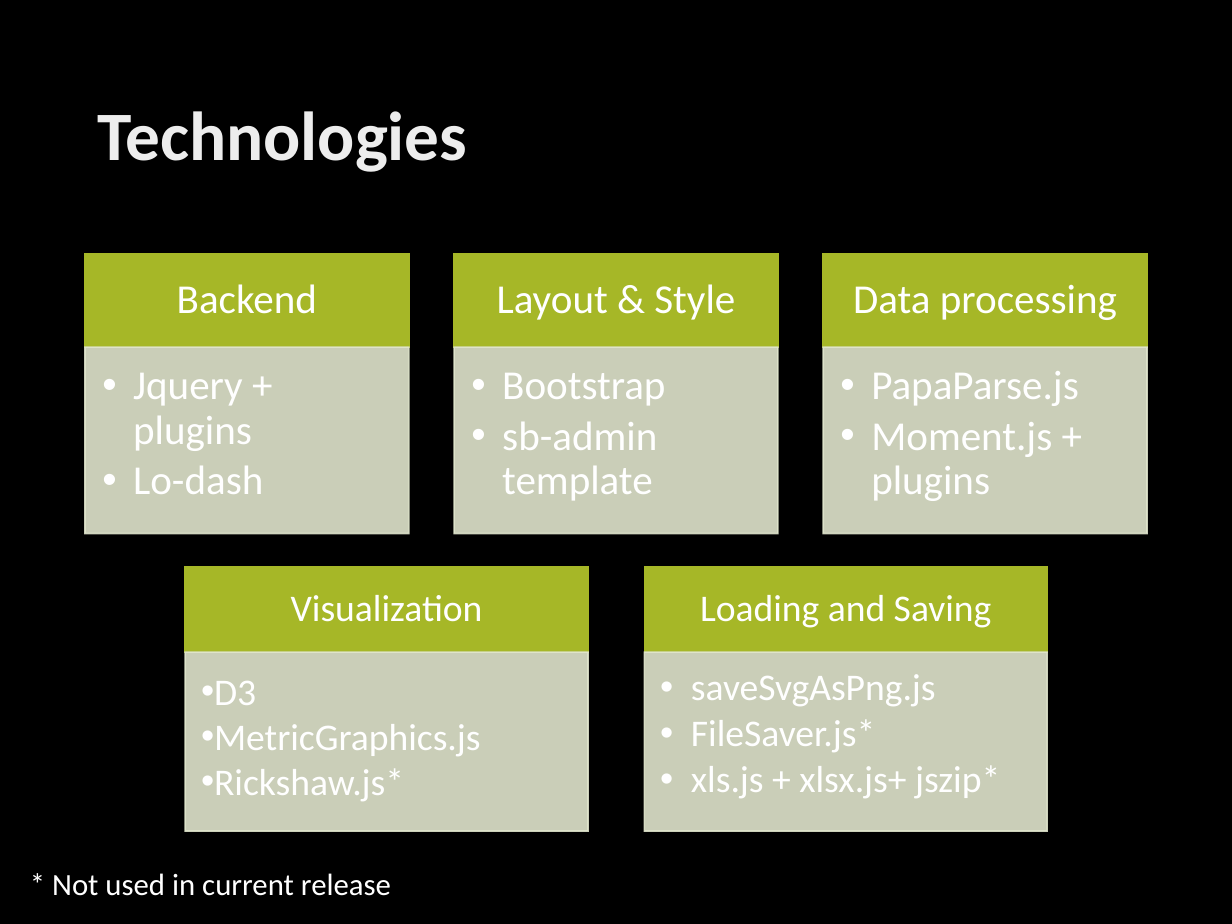
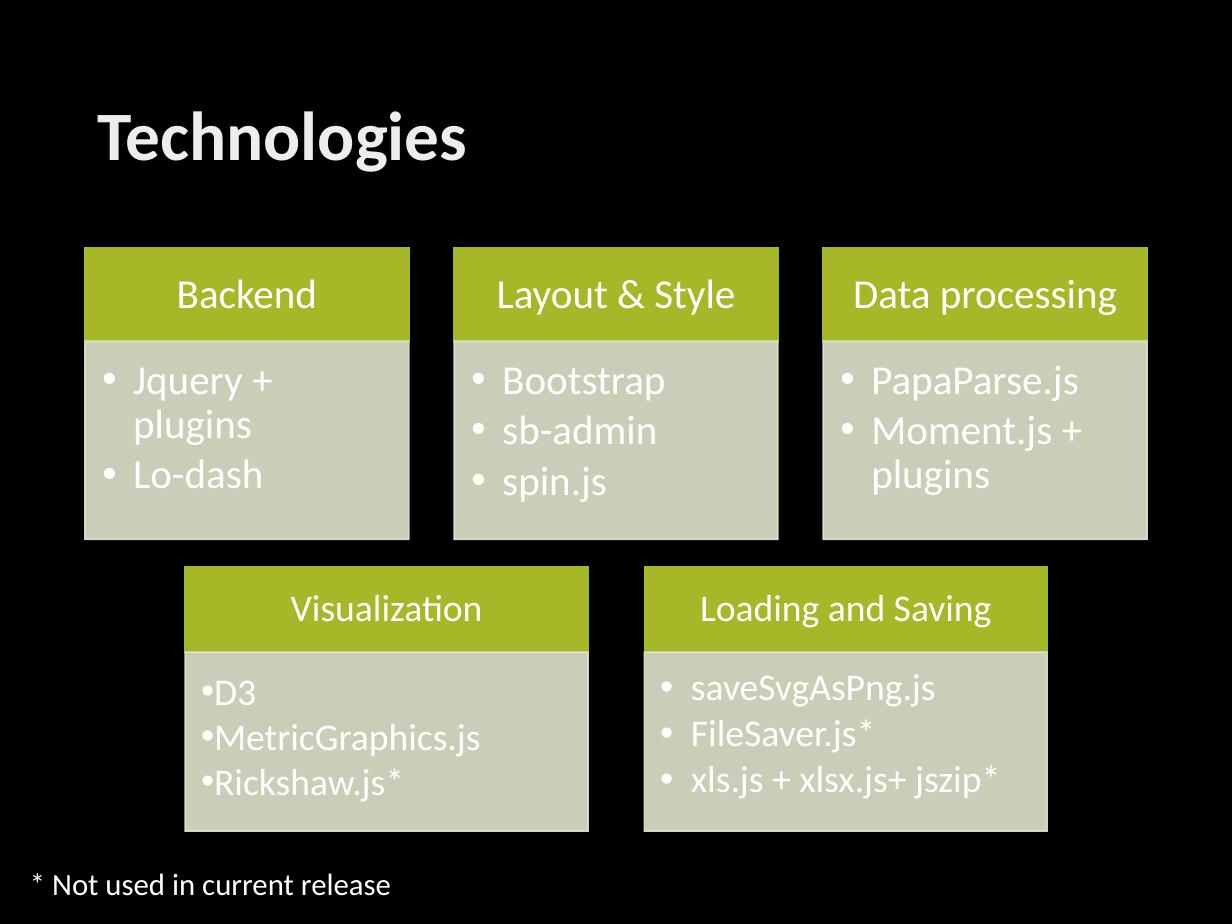
Before and after one commit to jannah/MetaReader, a slide deck: slide 5 of MetaReader.pptx. Drawn at 1232x924 pixels with LibreOffice and Linux fonts; fonts in the diff are those of the drawing; background and template pictures are left out. Boxes give left, top, right and bottom in pixels: in the first picture for what was removed or moved away, otherwise in the second. Text is boxed around its words. In the diff, an @@ line names an element or a change of style, - is before the commit and + after.

```diff
--- a/MetaReader.pptx
+++ b/MetaReader.pptx
@@ 3 texts, 3 rectangles moved together from (x1=85, y1=254, x2=1147, y2=347) to (x1=85, y1=248, x2=1147, y2=341) @@
@@ text "Jquery + plugins" moved from (x1=133, y1=373, x2=263, y2=494) to (x1=133, y1=368, x2=263, y2=488) @@
@@ rectangle resized from (x1=85, y1=347, x2=409, y2=533) to (x1=85, y1=341, x2=409, y2=540) @@
@@ rectangle resized from (x1=455, y1=347, x2=779, y2=533) to (x1=455, y1=341, x2=779, y2=540) @@
@@ text "PapaParse.js" moved from (x1=871, y1=371, x2=1079, y2=501) to (x1=871, y1=366, x2=1079, y2=495) @@
@@ rectangle resized from (x1=823, y1=347, x2=1147, y2=533) to (x1=823, y1=341, x2=1147, y2=540) @@
@@ text at (x1=502, y1=416, x2=657, y2=502): text changed @@
-  •• sb-admin template
+  •• sb-admin
+  •• spin.js
```
Also in this commit, not shown: 2 other slides changed, 17 other files.
